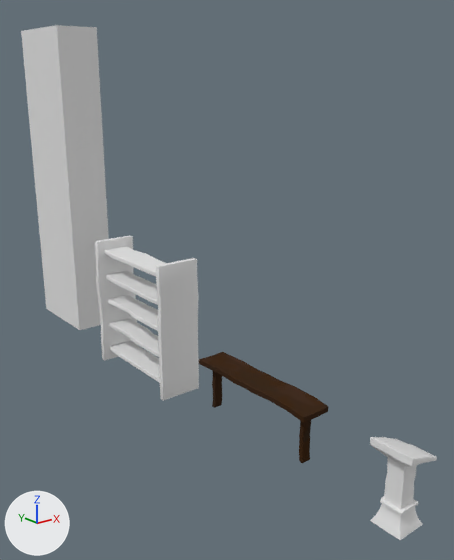
An edit to the Blender file Models/NarrowTable.blend, drawn before and after from the same camera.
One viewpoint serves both versions: a camera (50 mm lens) standing at (-11.8, 10.0, 10.4) and looking at (1.8, 26.9, 3.6). Lighting does not change. The marker at lower left points along +X, +Y and +Z.

The older version as bpy lines, for what is in view:
```python
me_cube = bpy.data.meshes.new('Cube')
me_cube.from_pydata(...)  # 324 vertices, 314 faces; spans x -1.76..1.55, y -7.38..7.38, z -0.27..5.17
me_cube.polygons.foreach_set('use_smooth', [True] * 314)
me_cube.materials.append(mat_bench)  # picture img_benchbc
me_cube_002 = bpy.data.meshes.new('Cube.002')
me_cube_002.from_pydata(...)  # 72 vertices, 70 faces; spans x -0.33..0.56, y -0.56..0.56, z -0.07..12.48
me_cube_002.polygons.foreach_set('use_smooth', [True] * 70)
me_cube_005 = bpy.data.meshes.new('Cube.005')
me_cube_005.from_pydata(...)  # 788 vertices, 754 faces; spans x -1.0..0.99, y -0.19..7.77, z -1.0..7.68
me_cube_005.polygons.foreach_set('use_smooth', [True] * 754)
ob_cube = bpy.data.objects.new('Cube', me_cube)
ob_cube.location = (0.0, 23.11, 0.0)
ob_cube.scale = (0.329, 0.329, 0.329)
ob_cube_002 = bpy.data.objects.new('Cube.002', me_cube_002)
ob_cube_002.location = (0.0, 36.15, 0.0)
ob_cube_002.scale = (1.9, 3.19, 1.0)
ob_cube_004 = bpy.data.objects.new('Cube.004', me_cube_005)
ob_cube_004.location = (0.0, 27.5, 0.0)
ob_cube_004.scale = (0.856, 0.58, 0.58)
# also in view: 'Cube.001' at (0.0, 17.8, 0.9)
```
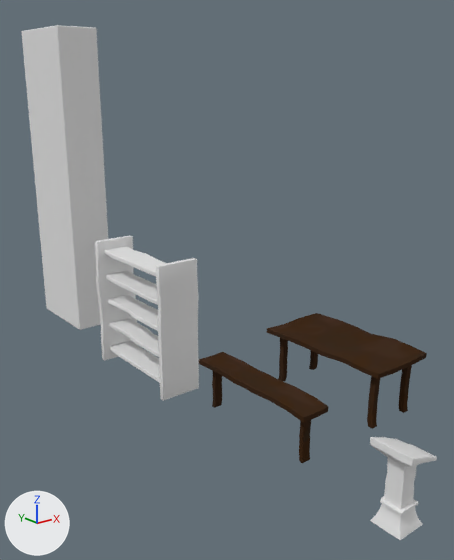
What differs and where, as boxes [x1, y1, x2, y2] in the pictures (454 x 560 px):
```json
{"object": "Cube.005", "change": "added", "after": [267, 313, 427, 429], "on screen": "brown"}
```

Edits to the scene script, one JSON object a line:
```json
{"op": "add", "block": "me_cube_004", "code": ["me_cube_004 = bpy.data.meshes.new('Cube.004')", "me_cube_004.from_pydata(...)  # 536 vertices, 514 faces; spans x -4.1..4.1, y -7.4..7.7, z -0.3..6.2", "me_cube_004.polygons.foreach_set('use_smooth', [True] * 514)", "me_cube_004.materials.append(mat_bench)  # picture img_benchbc"]}
{"op": "add", "block": "ob_cube_005", "code": ["ob_cube_005 = bpy.data.objects.new('Cube.005', me_cube_004)", "ob_cube_005.location = (3.81, 23.11, 0.0)", "ob_cube_005.scale = (0.329, 0.329, 0.329)"]}
```
